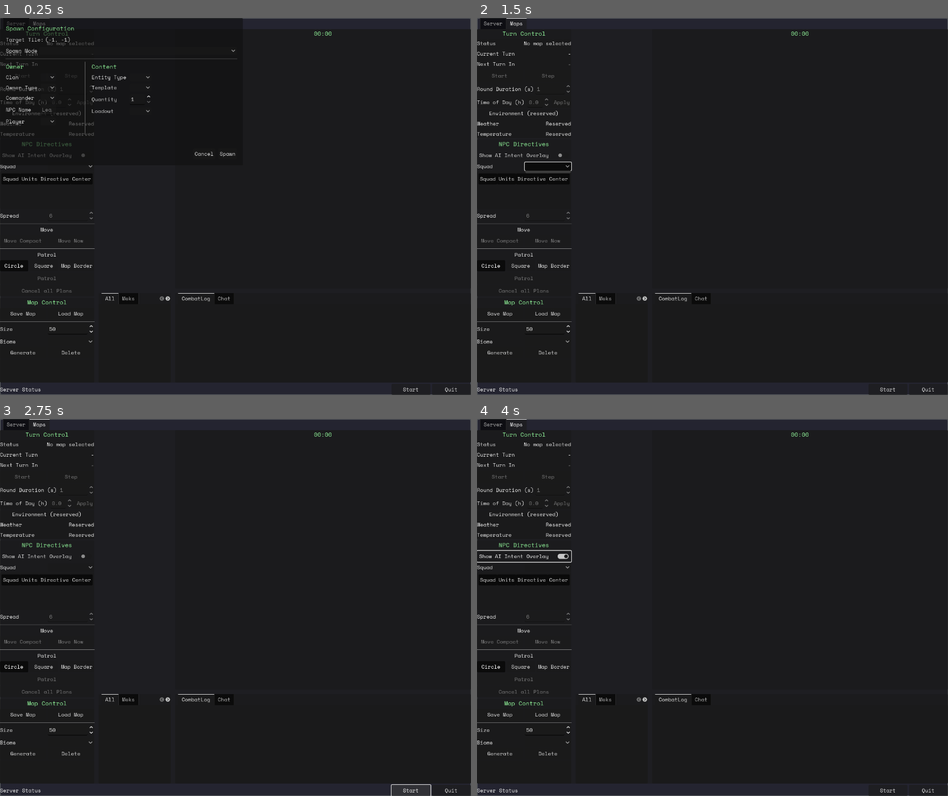
Above: before the commit, frames 1-4 (two rows, left to right).
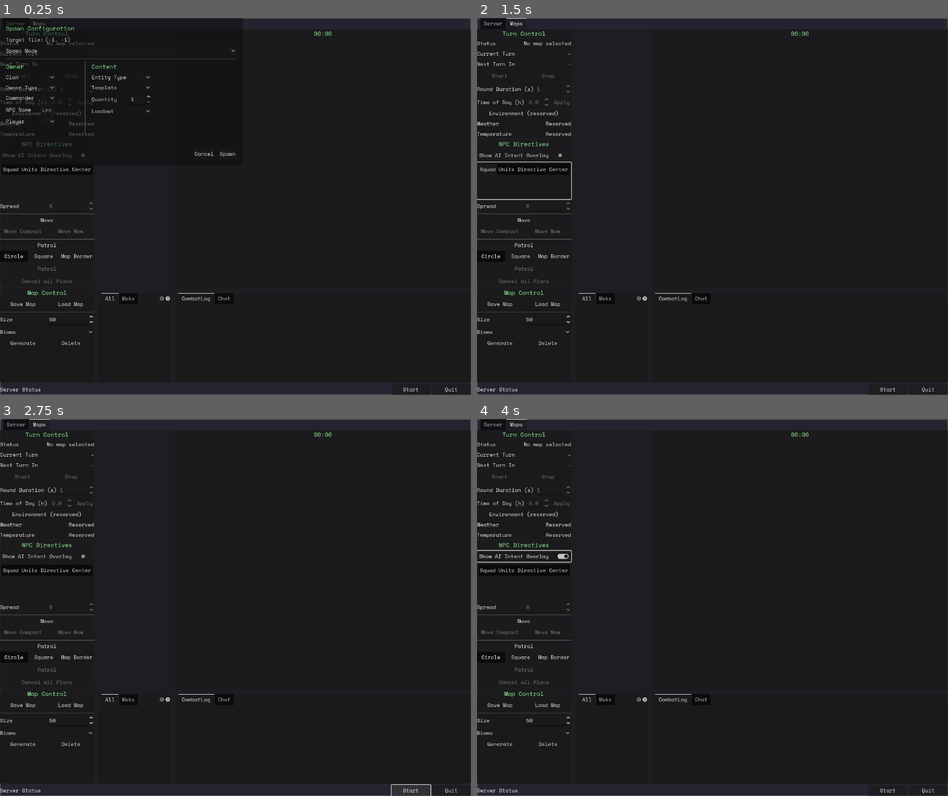
Above: after the commit, the same moments.

Repository: Galfurian/mekalingus_server
Game: Godot game, scene res://scenes/ui/server_gui.tscn
Same seed, same stepped clock (60 frames per second), same inputs: the game is played once before the commit and once after it.
Inputs (mouse positions are in pixels of both pictures, inside the frame that each line leads up to):
- Up to frame 1 (0.25 s): no input
- Up to frame 2 (1.5 s): click (524, 108) at 0.52 s; type "Alex" at 0.6 s; click (547, 165) at 1.27 s
- Up to frame 3 (2.75 s): click "Start" at 2 s
- Up to frame 4 (4 s): click "Start" at 2.75 s; click "Show AI Intent Overlay" at 3.5 s

The runs differ from the first frame. In frame 1, 1.2% of the frame differs, in the area x 0-21%, y 38-90%; in frame 2, 1.3%; in frame 3, 1.2%; in frame 4, 1.2%.

Commit message:
refactor(ui): use squad tree as sole squad selector

Diff:
--- a/scenes/ui/npc_directive_panel.tscn
+++ b/scenes/ui/npc_directive_panel.tscn
@@ -17,18 +17,6 @@
 [node name="OverlayToggle" type="CheckButton" parent="."]
 layout_mode = 2
 text = "Show AI Intent Overlay"
-
-[node name="SquadRow" type="HBoxContainer" parent="."]
-layout_mode = 2
-
-[node name="SquadLabel" type="Label" parent="SquadRow"]
-layout_mode = 2
-size_flags_horizontal = 3
-text = "Squad"
-
-[node name="SquadOption" type="OptionButton" parent="SquadRow"]
-layout_mode = 2
-size_flags_horizontal = 3
 
 [node name="SquadTree" type="Tree" parent="."]
 custom_minimum_size = Vector2(0, 100)
--- a/scripts/scenes/ui/npc_directive_panel.gd
+++ b/scripts/scenes/ui/npc_directive_panel.gd
@@ -20,7 +20,6 @@
 var _anchor_pick_owner_key: String = ""
 var _pending_action: int = PendingAction.NONE
 
-@onready var squad_option: OptionButton = $SquadRow/SquadOption
 @onready var squad_tree: Tree = $SquadTree
 @onready var spread_spin: SpinBox = $SpreadRow/SpreadSpin
 @onready var move_compact_button: Button = $MoveButtons/MoveCompactButton
@@ -34,7 +33,6 @@
 
 
 func _ready() -> void:
-	squad_option.item_selected.connect(_on_squad_selected)
 	squad_tree.item_selected.connect(_on_squad_tree_item_selected)
 	squad_tree.set_column_title(0, "Squad")
 	squad_tree.set_column_title(1, "Units")
@@ -53,14 +51,12 @@
 
 func setup(p_game_map: GameMap) -> void:
 	game_map = p_game_map
-	_refresh_squad_option()
 	_refresh_squad_tree()
 	_refresh_spread_from_selection()
 
 
 func clear() -> void:
 	game_map = null
-	squad_option.clear()
 	if squad_tree:
 		squad_tree.clear()
 	_set_controls_enabled(false)
@@ -72,7 +68,6 @@
 	if not game_map:
 		clear()
 		return
-	_refresh_squad_option()
 	_refresh_squad_tree()
 	_refresh_spread_from_selection()
 
@@ -83,11 +78,7 @@
 	var owner_key: String = game_map.get_owner_key(entity.owner)
 	if owner_key.is_empty():
 		return
-	for index in range(squad_option.item_count):
-		if str(squad_option.get_item_metadata(index)) == owner_key:
-			squad_option.select(index)
-			break
-	_sync_tree_to_option()
+	_select_squad_tree_owner(owner_key)
 	_refresh_spread_from_selection()
 
 
@@ -149,11 +140,6 @@
 	return overlay_toggle and overlay_toggle.button_pressed
 
 
-func _on_squad_selected(_index: int) -> void:
-	_sync_tree_to_option()
-	_refresh_spread_from_selection()
-
-
 func _on_squad_tree_item_selected() -> void:
 	if not game_map:
 		return
@@ -163,10 +149,6 @@
 	var owner_key: String = str(selected_item.get_metadata(0))
 	if owner_key.is_empty():
 		return
-	for index in range(squad_option.item_count):
-		if str(squad_option.get_item_metadata(index)) == owner_key:
-			squad_option.select(index)
-			break
 	_refresh_spread_from_selection()
 
 
@@ -245,41 +227,12 @@
 		)
 	_set_anchor_pick_mode(false)
 	_reissue_ai_orders()
-	_refresh_squad_option()
 	_refresh_squad_tree()
 	directives_changed.emit(game_map)
 
 
 func _on_overlay_toggled(enabled: bool) -> void:
 	ai_overlay_toggled.emit(enabled)
-
-
-func _refresh_squad_option() -> void:
-	var selected_owner_key: String = _get_selected_owner_key()
-	squad_option.clear()
-	if not game_map:
-		_set_controls_enabled(false)
-		return
-
-	var owner_keys: Array[String] = game_map.get_owner_keys(false)
-	owner_keys.sort_custom(func(a: String, b: String):
-		return (
-			game_map.get_owner_label_by_key(a).to_lower()
-			< game_map.get_owner_label_by_key(b).to_lower()
-		)
-	)
-
-	for owner_key in owner_keys:
-		var index: int = squad_option.item_count
-		squad_option.add_item(game_map.get_owner_label_by_key(owner_key))
-		squad_option.set_item_metadata(index, owner_key)
-		if owner_key == selected_owner_key:
-			squad_option.select(index)
-
-	if squad_option.item_count > 0 and squad_option.get_selected() < 0:
-		squad_option.select(0)
-
-	_set_controls_enabled(squad_option.item_count > 0)
 
 
 func _refresh_squad_tree() -> void:
@@ -321,6 +274,8 @@
 	if first_child and not squad_tree.get_selected():
 		first_child.select(0)
 
+	_set_controls_enabled(squad_tree.get_selected() != null)
+
 
 func _refresh_spread_from_selection() -> void:
 	var owner_key: String = _get_selected_owner_key()
@@ -348,18 +303,6 @@
 			circle_button.button_pressed = true
 
 
-func _sync_tree_to_option() -> void:
-	var owner_key: String = _get_selected_owner_key()
-	if owner_key.is_empty() or not squad_tree.get_root():
-		return
-	var item: TreeItem = squad_tree.get_root().get_first_child()
-	while item:
-		if str(item.get_metadata(0)) == owner_key:
-			item.select(0)
-			break
-		item = item.get_next()
-
-
 func _set_controls_enabled(enabled: bool) -> void:
 	move_compact_button.disabled = not enabled
 	move_now_button.disabled = not enabled
@@ -403,9 +346,7 @@
 
 
 func _get_selected_owner_key() -> String:
-	if squad_option.item_count <= 0 or squad_option.get_selected() < 0:
-		return ""
-	return str(squad_option.get_item_metadata(squad_option.get_selected()))
+	return _get_selected_owner_key_from_squad_tree()
 
 
 func _get_selected_owner_key_from_squad_tree() -> String:
@@ -413,6 +354,18 @@
 	if not selected_item:
 		return ""
 	return str(selected_item.get_metadata(0))
+
+
+func _select_squad_tree_owner(owner_key: String) -> void:
+	if owner_key.is_empty() or not squad_tree.get_root():
+		return
+
+	var item: TreeItem = squad_tree.get_root().get_first_child()
+	while item:
+		if str(item.get_metadata(0)) == owner_key:
+			item.select(0)
+			return
+		item = item.get_next()
 
 
 func _get_selected_patrol_type() -> int:
